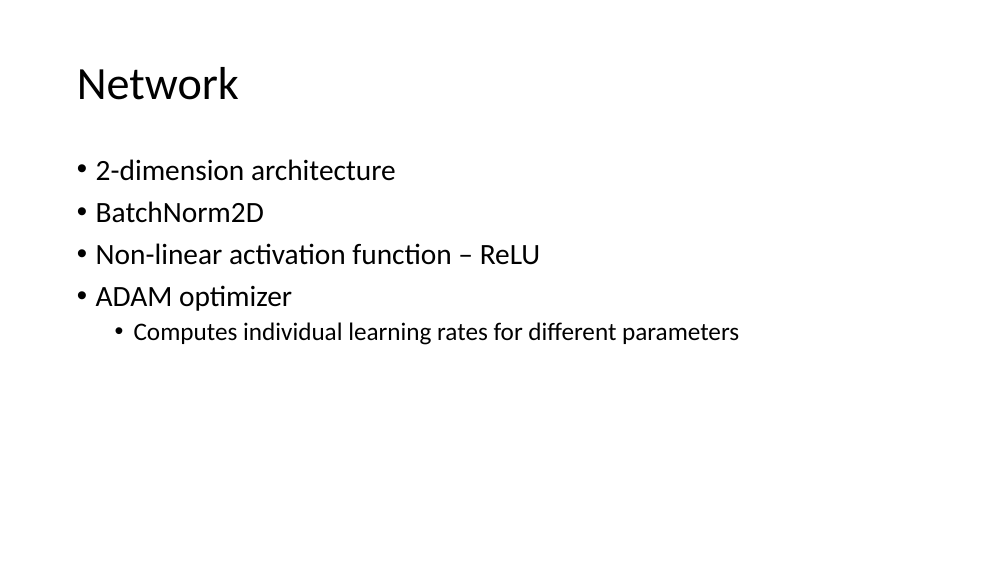
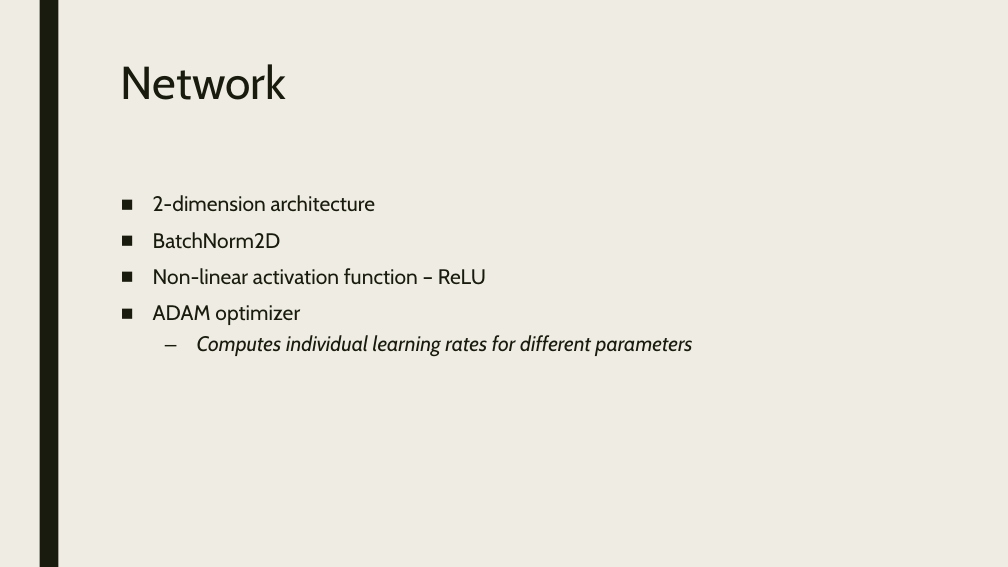
Before and after one commit to htappa/CNN-ImageClassification, a slide deck: slide 6 of Final-Group-Presentation/Group4ProjectPresentation.pptx. Drawn at 1008x567 pixels with LibreOffice and Linux fonts; fonts in the diff are those of the drawing. Boxes give left, top, right and bottom in pixels: in the first picture for what was removed or moved away, otherwise in the second. Text is boxed around its words. In the diff, an @@ line names an element or a change of style, - is before the commit and + after.

```diff
--- a/Final-Group-Presentation/Group4ProjectPresentation.pptx
+++ b/Final-Group-Presentation/Group4ProjectPresentation.pptx
@@ background #FFFFFF to #EFEDE3 @@
@@ rectangle added at box(39, 0, 58, 567), fill #191B0E @@
@@ title "Network": place and size @@
-title "Network" at box(77, 67, 239, 100)
+title "Network" at box(121, 64, 286, 100)
@@ title "Network" at box(121, 64, 286, 100): font Calibri to Cabin, text colour #000000 to #191B0E; line spacing 0.9 to 0.89; vertical alignment middle to top @@
@@ text "2-dimension architecture": place and size @@
-text "2-dimension architecture" at box(96, 159, 739, 345)
+text "2-dimension architecture" at box(153, 195, 693, 356)
@@ text "2-dimension architecture" at box(153, 195, 693, 356): size 28 to 20 pt in "2-dimension architecture", "BatchNorm2D", "Non-linear activation function – ReLU", "ADAM optimizer"; font Calibri to Cabin, text colour #000000 to #191B0E; size 24 to 20 pt, italic on in "Computes individual learning rates for different parameters"; bullet • to ■; line spacing 0.9 to 0.94; more space between paragraphs; bullet • to – @@
```
Also in this commit, not shown: 8 other slides changed, 4 slides added, 2 slides removed, 1 other file.
